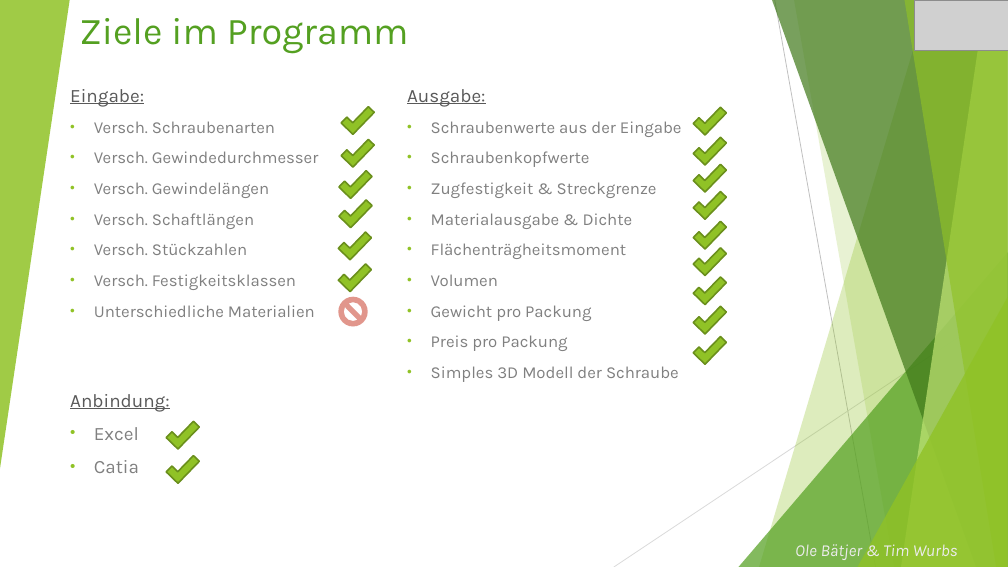
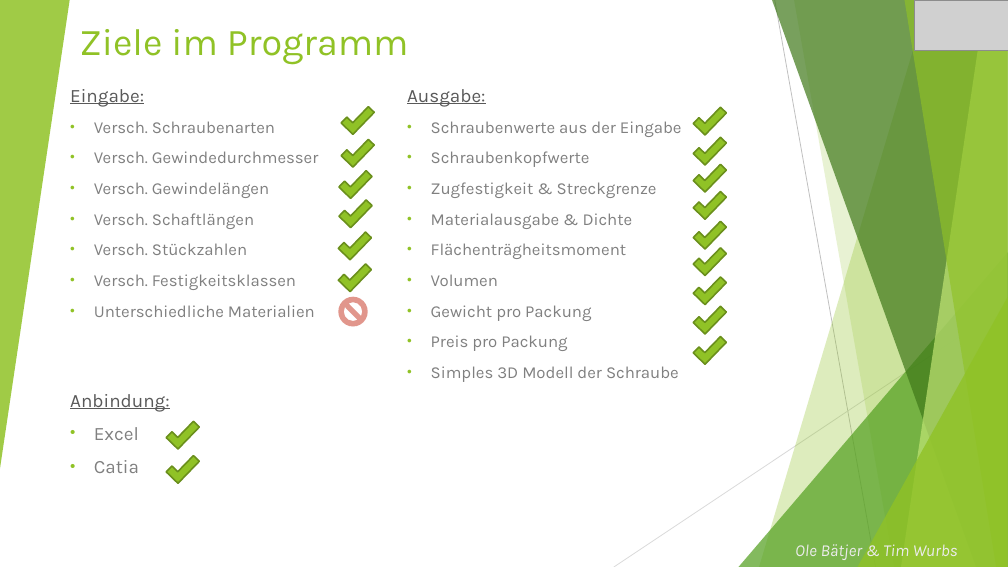
Before and after one commit to baetjer/HSP_GruppeF_Sprint1, a slide deck: slide 4 of Sprint 3/Abgabe-Dateien/Unternehmen_Präsentation.pptx (slide 3 before the commit). Drawn at 1008x567 pixels with LibreOffice and Linux fonts; fonts in the diff are those of the drawing; grey boxes stand for pictures. Boxes give left, top, right and bottom in pixels: in the first picture for what was removed or moved away, otherwise in the second. Text is boxed around its words. In the diff, an @@ line names an element or a change of style, - is before the commit and + after.

```diff
--- a/Sprint 3/Abgabe-Dateien/Unternehmen_Präsentation.pptx
+++ b/Sprint 3/Abgabe-Dateien/Unternehmen_Präsentation.pptx
@@ text "Ziele im Programm": place and size @@
-text "Ziele im Programm" at [79,18,409,53]
+text "Ziele im Programm" at [79,29,409,64]
@@ text "Ziele im Programm" at [79,29,409,64]: text colour #54A021 to #90C226 @@
```
Also in this commit, not shown: 1 slide added.
